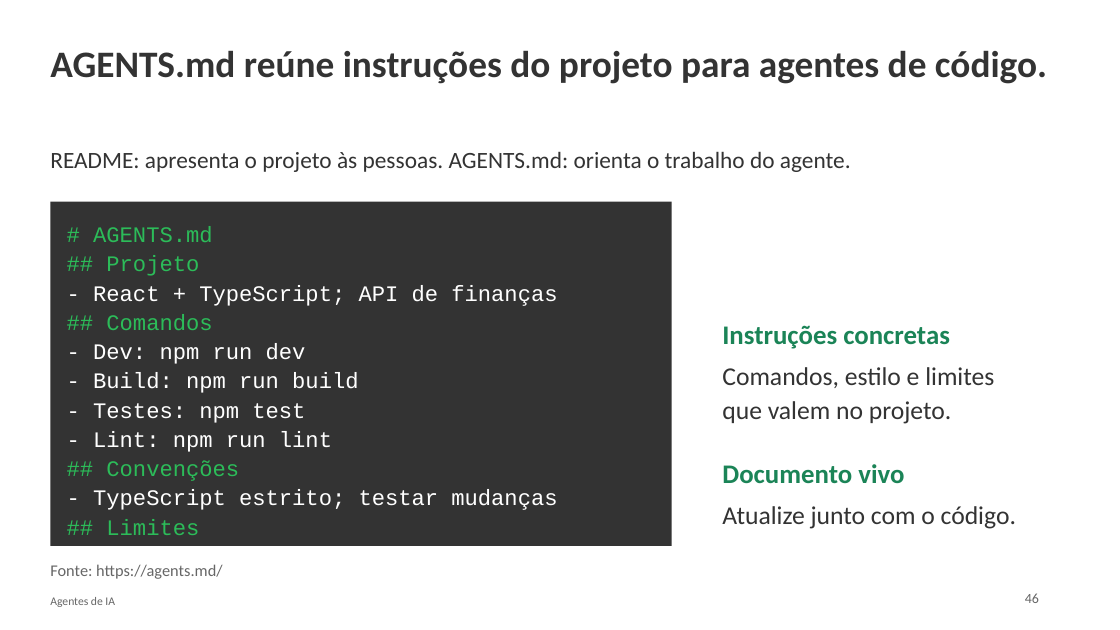
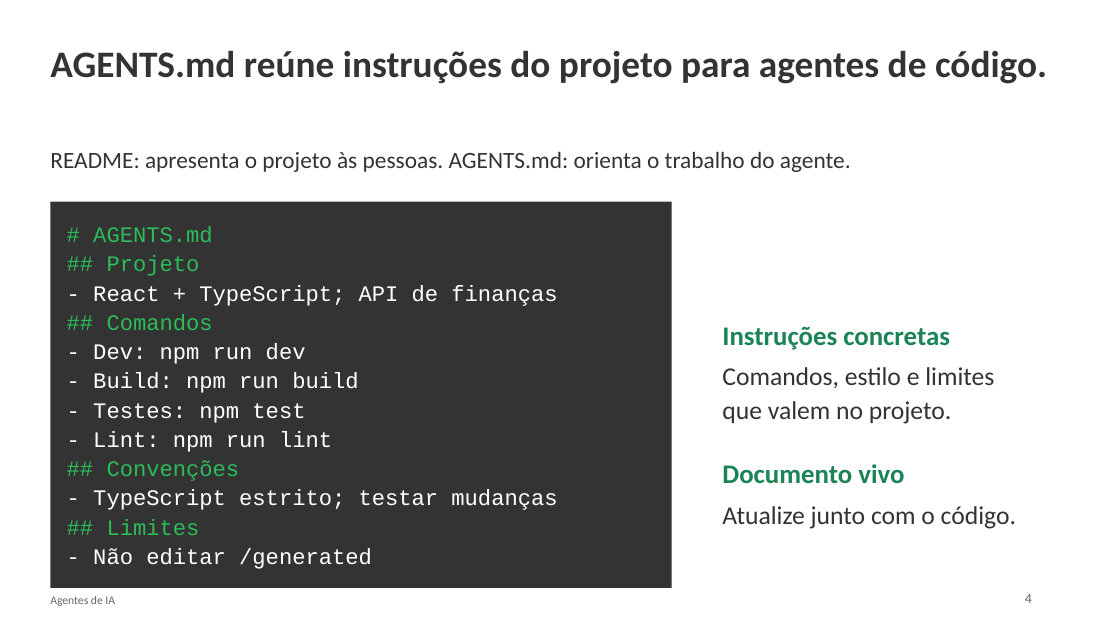
Before and after one commit to thiagoosiqueiraa/univas-minicurso-ia, a slide deck: slide 4 of apresentacao-dia2.pptx. Drawn at 1120x630 pixels with LibreOffice and Linux fonts; fonts in the diff are those of the drawing; background and template pictures are left out. Boxes give left, top, right and bottom in pixels: in the first picture for what was removed or moved away, otherwise in the second. Text is boxed around its words. In the diff, an @@ line names an element or a change of style, - is before the commit and + after.

```diff
--- a/apresentacao-dia2.pptx
+++ b/apresentacao-dia2.pptx
@@ rectangle "# AGENTS.md": place and size @@
-rectangle "# AGENTS.md" at [50,202,672,546]
+rectangle "# AGENTS.md" at [50,202,672,588]
@@ text removed at [50,564,222,579] @@
-Fonte: https://agents.md/
@@ text at [1025,594,1032,603]: text changed @@
-46
+4
```
Also in this commit, not shown: 27 other slides changed, 1 slide added.
